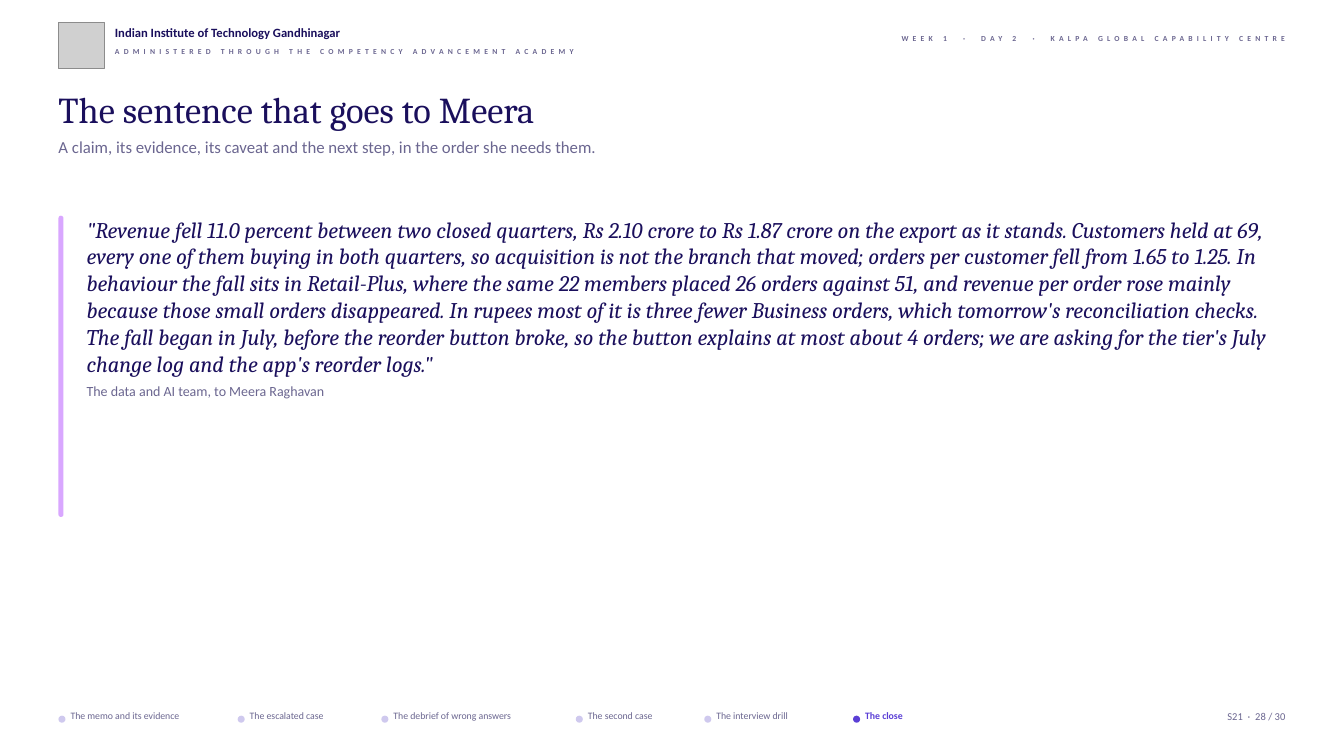
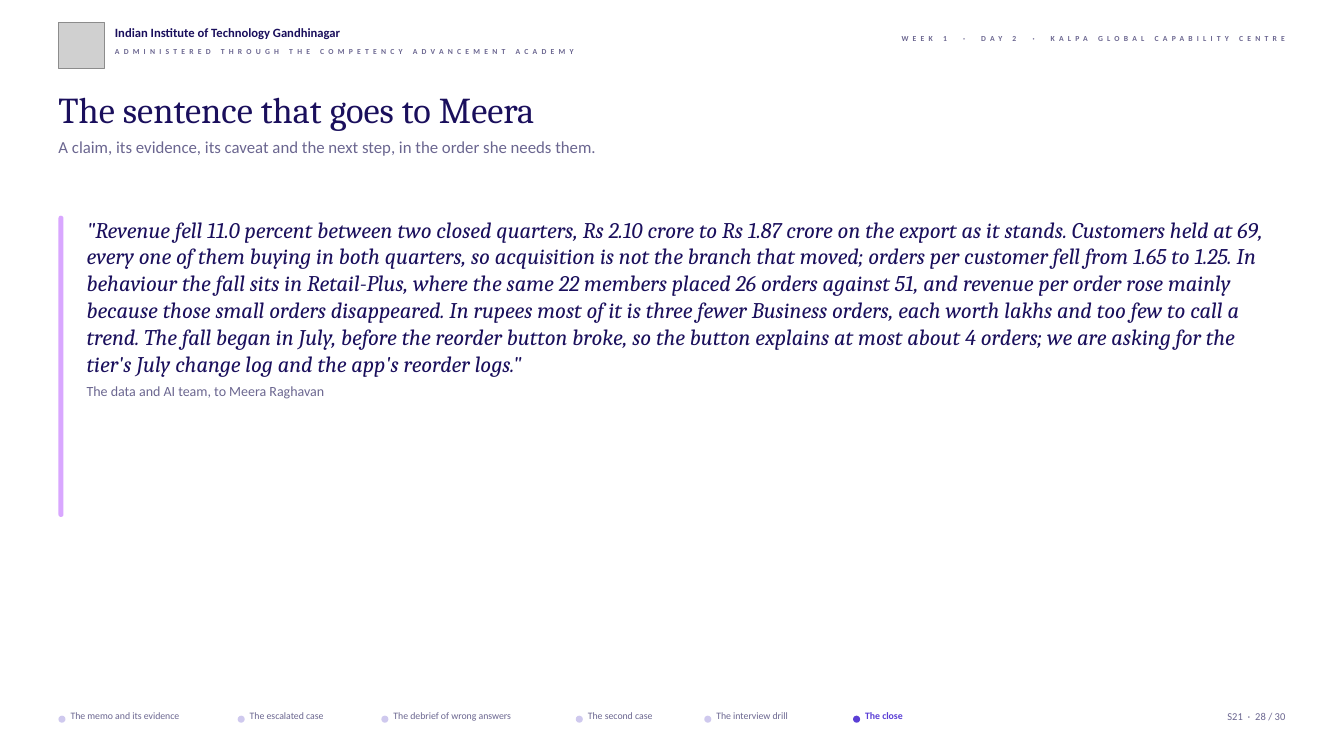
Before and after one commit to fde-academy-lab/c2-content-factory, a slide deck: slide 28 of content/W01/D2/slides/C2_W01_D02_half2_STUDENT.pptx. Drawn at 1344x756 pixels with LibreOffice and Linux fonts; fonts in the diff are those of the drawing; grey boxes stand for pictures; background and template pictures are left out. Boxes give left, top, right and bottom in pixels: in the first picture for what was removed or moved away, otherwise in the second. Text is boxed around its words. In the diff, an @@ line names an element or a change of style, - is before the commit and + after.

```diff
--- a/content/W01/D2/slides/C2_W01_D02_half2_STUDENT.pptx
+++ b/content/W01/D2/slides/C2_W01_D02_half2_STUDENT.pptx
@@ text at bbox=[87, 222, 1262, 377]: text changed @@
-"Revenue fell 11.0 percent between two closed quarters, Rs 2.10 crore to Rs 1.87 crore on the export as it stands. Customers held at 69, every one of them buying in both quarters, so acquisition is not the branch that moved; orders per customer fell from 1.65 to 1.25. In behaviour the fall sits in Retail-Plus, where the same 22 members placed 26 orders against 51, and revenue per order rose mainly because those small orders disappeared. In rupees most of it is three fewer Business orders, which tomorrow's reconciliation checks. The fall began in July, before the reorder button broke, so the button explains at most about 4 orders; we are asking for the tier's July change log and the app's reorder logs."
+"Revenue fell 11.0 percent between two closed quarters, Rs 2.10 crore to Rs 1.87 crore on the export as it stands. Customers held at 69, every one of them buying in both quarters, so acquisition is not the branch that moved; orders per customer fell from 1.65 to 1.25. In behaviour the fall sits in Retail-Plus, where the same 22 members placed 26 orders against 51, and revenue per order rose mainly because those small orders disappeared. In rupees most of it is three fewer Business orders, each worth lakhs and too few to call a trend. The fall began in July, before the reorder button broke, so the button explains at most about 4 orders; we are asking for the tier's July change log and the app's reorder logs."
```
Also in this commit, not shown: 2 other slides changed, 35 other files.
